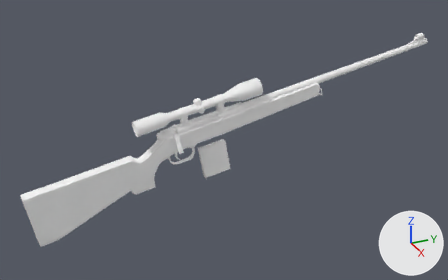
Before and after pictures for a commit that changed the glTF model public/assets/models/wep_sniper/wep_sniper.gltf.
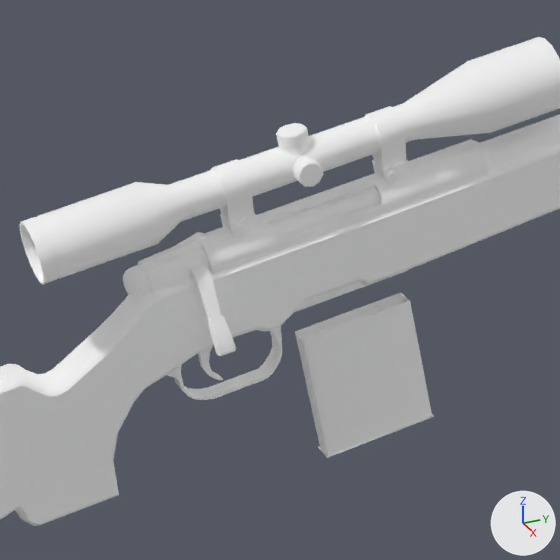
Each version is shown whole from a 50 mm lens placed at (1.304, -0.695, 0.592), pointed at (-0.012, -0.102, -0.066), then close up on the part from 28% to 58% of the width and 25% to 72% of the height. Lighting does not change. The marker at lower right points along +X, +Y and +Z. The older version's two pictures come first. Where no turn or scale is listed for an object, it has been applied to the vertices.

Script lines for the objects in view, before the commit:
```python
me_bolt = bpy.data.meshes.new('Bolt')
me_bolt.from_pydata(...)  # 203 vertices, 392 faces; spans x -0.009..0.034, y -0.079..0.083, z -0.055..0.023
me_bolt.materials.append(mat_sniper_mastermat)  # white #ffffff
me_magazine = bpy.data.meshes.new('Magazine')
me_magazine.from_pydata(...)  # 146 vertices, 288 faces; spans x -0.0073..0.0073, y -0.037..0.0493, z -0.034..0.0609
me_magazine.materials.append(mat_sniper_mastermat)  # white #ffffff
me_scope = bpy.data.meshes.new('Scope')
me_scope.from_pydata(...)  # 590 vertices, 1116 faces; spans x -0.03..0.015, y -0.169..0.164, z -0.044..0.056
me_scope.materials.append(mat_sniper_mastermat)  # white #ffffff
ob_bolt = bpy.data.objects.new('Bolt', me_bolt)
ob_bolt.location = (-0.0037, -0.2035, -0.0078)
ob_magazine = bpy.data.objects.new('Magazine', me_magazine)
ob_magazine.location = (-0.0037, -0.1387, -0.1227)
ob_scope = bpy.data.objects.new('Scope', me_scope)
ob_scope.location = (0.0037, -0.1704, 0.0337)
# also in view: 'Stock' at (-0.004, -0.223, -0.095); 'Barrel' at (-0.005, 0.119, 0.015)
```
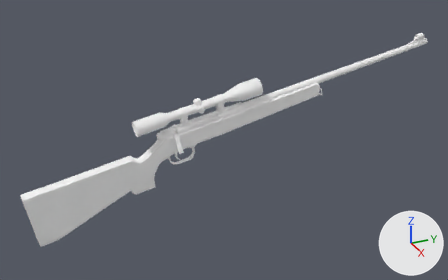
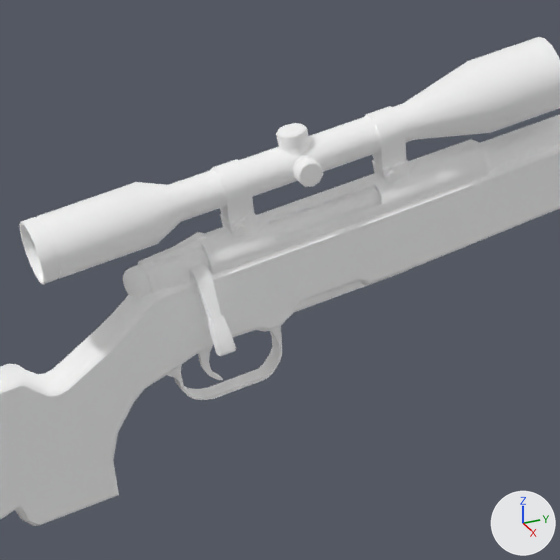
Changed parts and their boxes [x1, y1, x2, y2] in the close-ups (560 x 560 px):
'Magazine', deleted: before [295, 293, 434, 458]

The change, as a list of edits to the scene's bpy script:
```text
Remove ob_magazine:
    ob_magazine = bpy.data.objects.new('Magazine', me_magazine)
    ob_magazine.location = (-0.0037, -0.1387, -0.1227)
```
